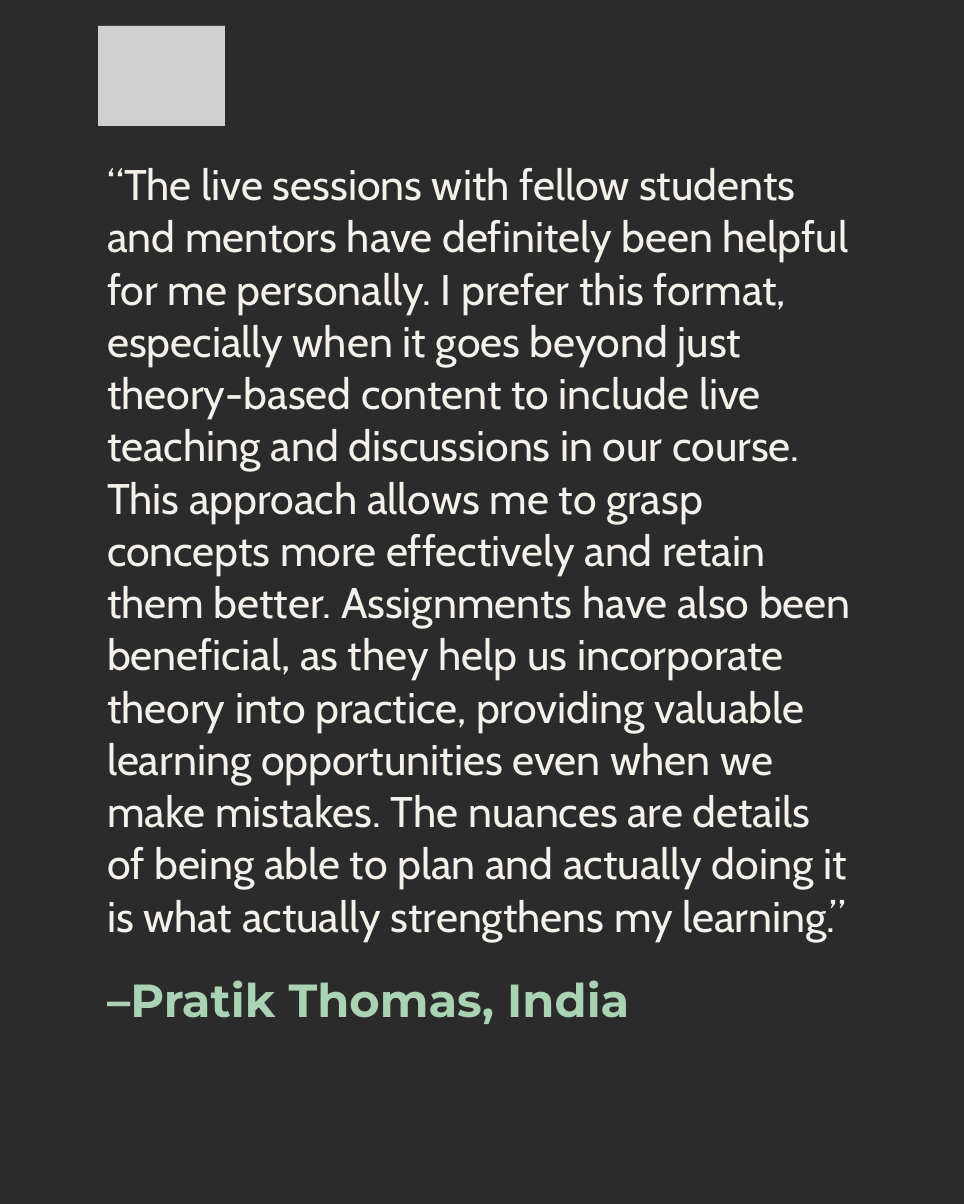
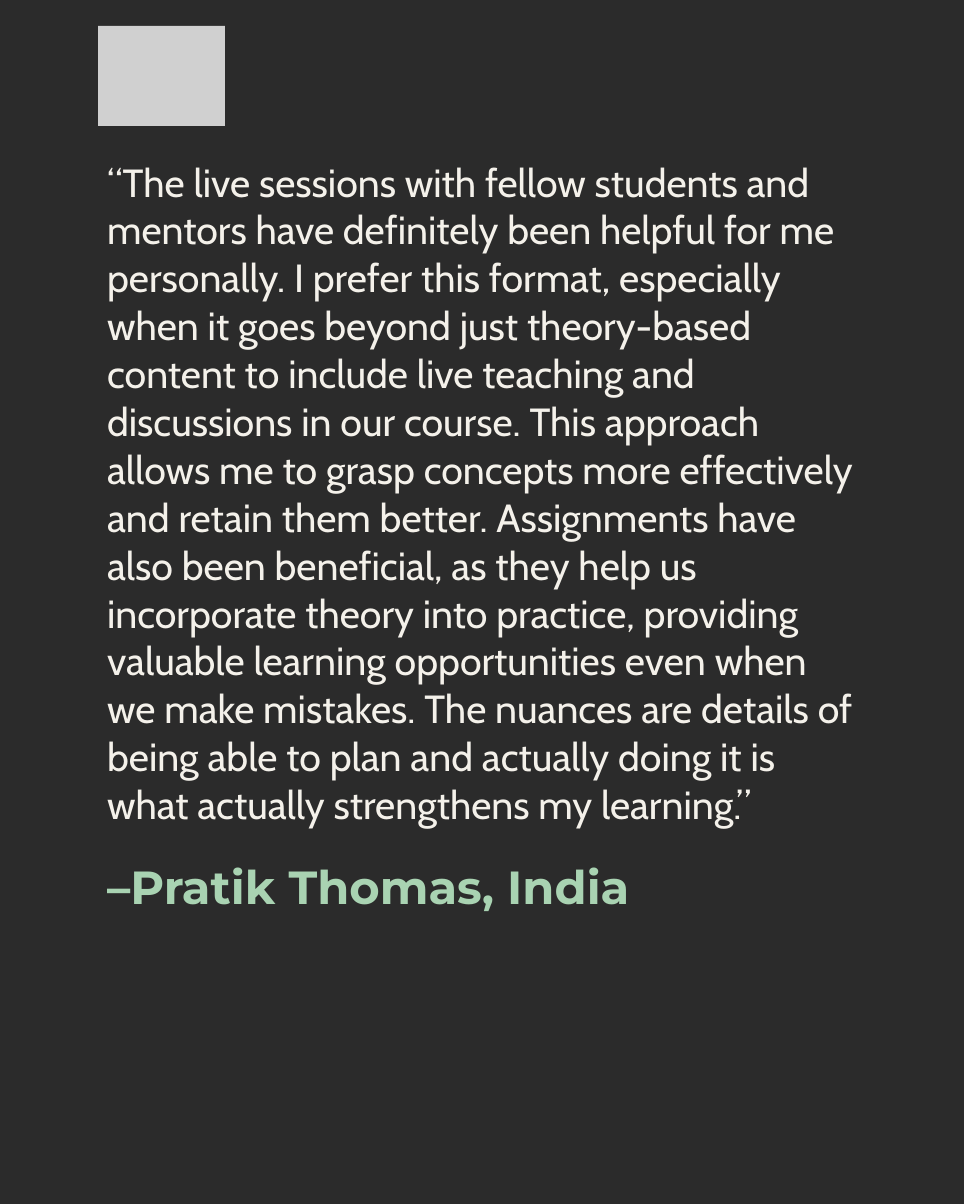
Before and after one commit to linneamoritznyc/SFWassetlibrarycontentautomation, a slide deck: slide 3 of apps/web/public/wormhole/decks/23-11-2026-cic-student-voices-v24.pptx. Drawn at 964x1204 pixels with LibreOffice and Linux fonts; fonts in the diff are those of the drawing; grey boxes stand for pictures; background and template pictures are left out; a plain dark background stands for a picture behind light text. Boxes give left, top, right and bottom in pixels: in the first picture for what was removed or moved away, otherwise in the second. Text is boxed around its words. In the diff, an @@ line names an element or a change of style, - is before the commit and + after.

```diff
--- a/apps/web/public/wormhole/decks/23-11-2026-cic-student-voices-v24.pptx
+++ b/apps/web/public/wormhole/decks/23-11-2026-cic-student-voices-v24.pptx
@@ text at <box>107,167,853,829</box>: size 36 to 33 pt; line spacing 43.9pt to 40.3pt @@
```
Also in this commit, not shown: 3 other slides changed, 1 other file.
